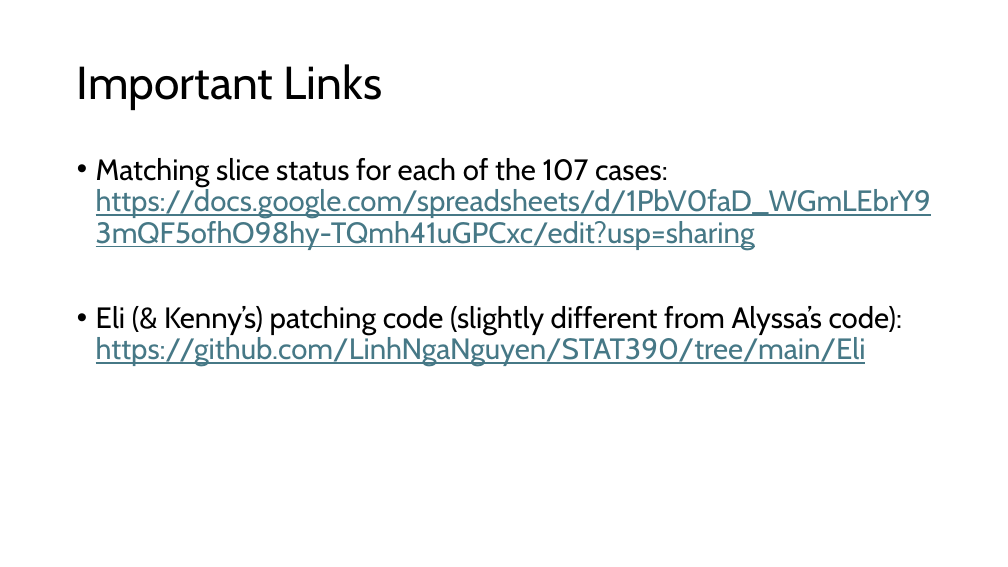
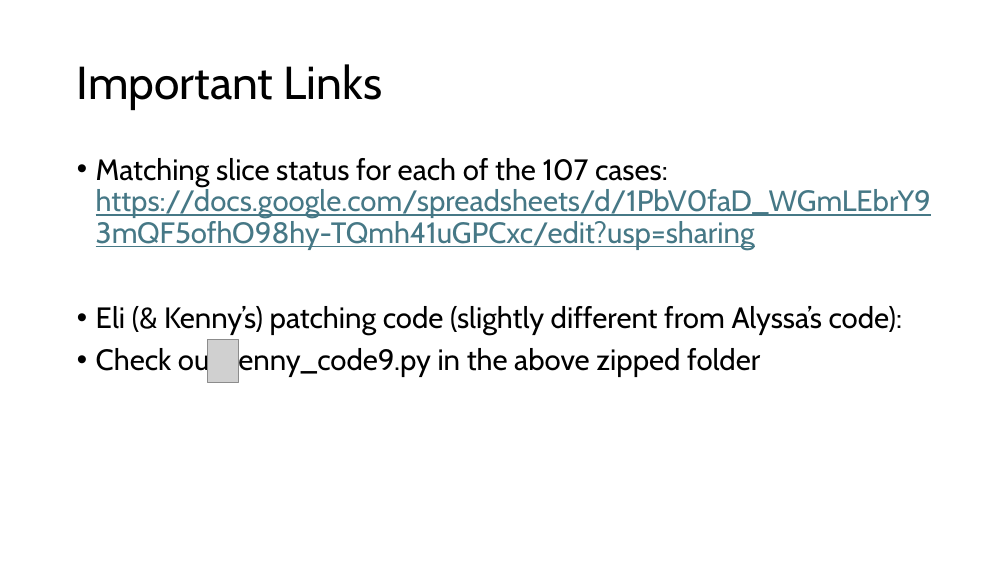
Before and after one commit to arvindkrishna87/STAT390_WI2025, a slide deck: slide 2 of Presentation 2/Krish/Important_links_to_be_added_to_website.pptx. Drawn at 1008x567 pixels with LibreOffice and Linux fonts; fonts in the diff are those of the drawing; grey boxes stand for pictures. Boxes give left, top, right and bottom in pixels: in the first picture for what was removed or moved away, otherwise in the second. Text is boxed around its words. In the diff, an @@ line names an element or a change of style, - is before the commit and + after.

```diff
--- a/Presentation 2/Krish/Important_links_to_be_added_to_website.pptx
+++ b/Presentation 2/Krish/Important_links_to_be_added_to_website.pptx
@@ text at [96, 306, 903, 377]: text changed @@
-• Eli (& Kenny’s) patching code (slightly different from Alyssa’s code): https://github.com/LinhNgaNguyen/STAT390/tree/main/Eli
+• Eli (& Kenny’s) patching code (slightly different from Alyssa’s code):
+• Check out kenny_code9.py in the above zipped folder
@@ picture added at [207, 339, 239, 382] @@
```
